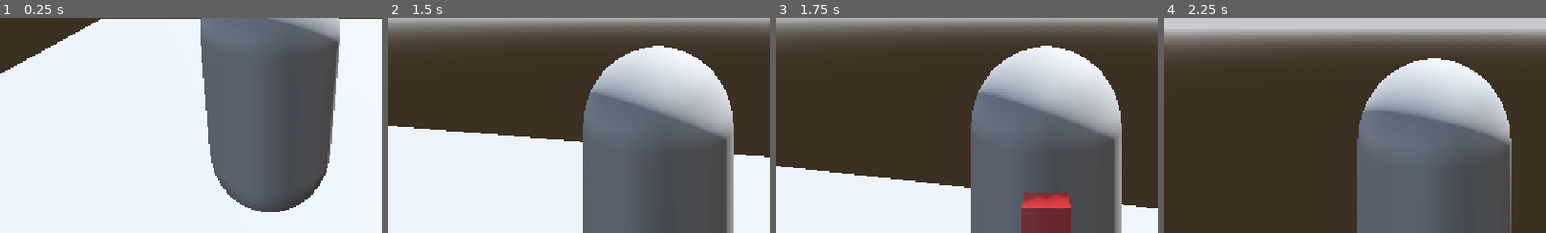
Above: before the commit, frames 1-4 (left to right).
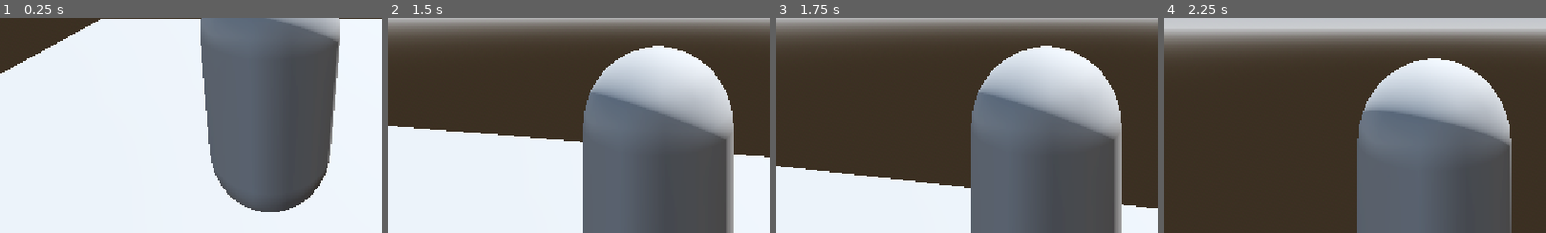
Above: after the commit, the same moments.

Repository: Virus01Official/forgotten_rewrite
Game: Godot game, scene res://main.tscn
The game is run twice, just before and just after one commit, with the same random seed, the same clock (stepped at 60 frames per second) and the same inputs.
Inputs (mouse positions are % of the whole screen's width and height, from its top left):
- Up to frame 1 (0.25 s): no input
- Up to frame 2 (1.5 s): move the mouse to (55, 50) at 0.52 s; hold Up (ui_up) from 0.53 s (still down); tap Q (Ability1) at 0.6 s; move the mouse to (45, 50) at 1.27 s; tap E (Ability2) at 1.35 s
- Up to frame 3 (1.75 s): keep holding Up (ui_up)
- Up to frame 4 (2.25 s): keep holding Up (ui_up); move the mouse to (52, 48) at 2.02 s; click (52, 48) at 2.1 s
The pictures show only the part of the screen within x 15-65%, y 50-100%; the shares and areas given below are measured in that part.

Frames 1-2 are identical in both runs. In frame 3, 2.4% of the frame differs, in the area x 64-78%, y 80-100%; in frame 4, nothing differs.

Commit message:
small changes

Diff:
--- a/UI/player_ui.tscn
+++ b/UI/player_ui.tscn
@@ -7,6 +7,10 @@
 font_size = 35
 outline_size = 6
 outline_color = Color(0, 0, 0, 1)
+
+[sub_resource type="LabelSettings" id="LabelSettings_c8xti"]
+font = ExtResource("1_c8xti")
+font_size = 39
 
 [node name="player_ui" type="Control" unique_id=1532252855]
 layout_mode = 3
@@ -44,3 +48,16 @@
 anchors_preset = 0
 offset_right = 1153.0
 offset_bottom = 650.0
+
+[node name="VBoxContainer" type="VBoxContainer" parent="GameStuff" unique_id=1645491689]
+layout_mode = 0
+offset_top = 93.0
+offset_right = 328.0
+offset_bottom = 582.0
+
+[node name="Label" type="Label" parent="GameStuff/VBoxContainer" unique_id=46518401]
+layout_mode = 2
+text = "Weakness: 1"
+label_settings = SubResource("LabelSettings_c8xti")
+horizontal_alignment = 1
+vertical_alignment = 1
--- a/scripts/ability_component.gd
+++ b/scripts/ability_component.gd
@@ -19,14 +19,15 @@
 		else:
 			$"..".weakness += 1
 	elif ability == "gun_shot":
-		var hit_flag: Array = []
-		var spawn_pos = $"..".global_position + $"..".transform.basis.y * 1.0
-		spawn_pos -= $"..".transform.basis.z * 4.0
-		spawn_pos.y -= 0.9
-		$"../..".add_hitbox(
-			$"..".hitboxes, spawn_pos, hit_flag, 25, "killer", Vector3(1.0,1.0,1.0), $".."
-			)
-		await get_tree().create_timer(0.05).timeout
+		if $"..".tokens > 0:
+			var hit_flag: Array = []
+			var spawn_pos = $"..".global_position + $"..".transform.basis.y * 1.0
+			spawn_pos -= $"..".transform.basis.z * 4.0
+			spawn_pos.y -= 0.9
+			$"../..".add_hitbox(
+				$"..".hitboxes, spawn_pos, hit_flag, 25, "killer", Vector3(1.0,1.0,1.0), $".."
+				)
+			await get_tree().create_timer(0.05).timeout
 	else:
 		print(ability)
 
